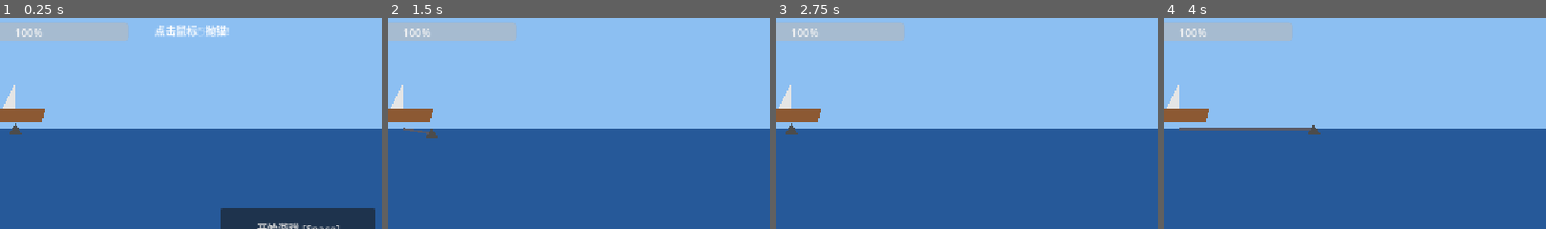
Above: before the commit, frames 1-4 (left to right).
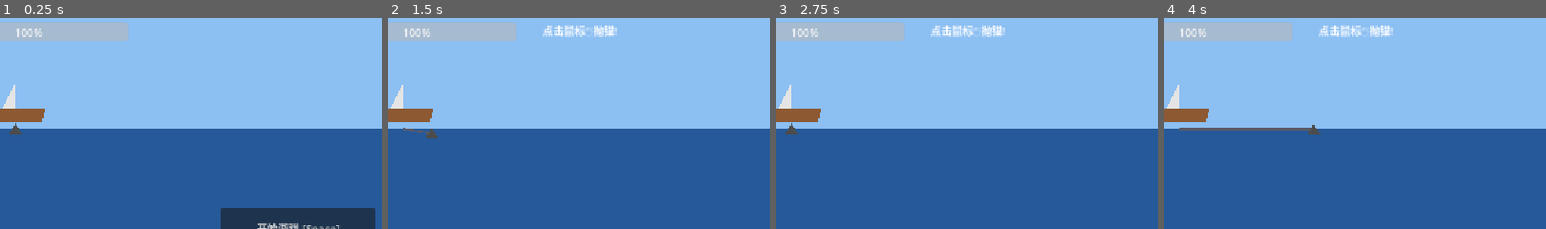
Above: after the commit, the same moments.

Repository: hysonger/anchor-loot
Game: Godot game, scene res://scenes/main.tscn
The game is run twice, just before and just after one commit, with the same random seed, the same clock (stepped at 60 frames per second) and the same inputs.
Inputs (mouse positions are % of the whole screen's width and height, from its top left):
- Up to frame 1 (0.25 s): no input
- Up to frame 2 (1.5 s): click "开始游戏 [Space]" at 0.5 s; tap Enter at 1.25 s; move the mouse to (72, 44) at 1.27 s; click (72, 44) at 1.42 s
- Up to frame 3 (2.75 s): tap Space at 1.52, 2, 2.27 s; move the mouse to (30, 54) at 2.02 s; click (30, 54) at 2.17 s
- Up to frame 4 (4 s): move the mouse to (60, 27) at 2.77 s; click (60, 27) at 2.92 s; move the mouse to (45, 70) at 3.52 s; click (45, 70) at 3.67 s; tap Space at 3.77 s
The pictures show only the part of the screen within x 11-61%, y 0-50%; the shares and areas given below are measured in that part.

The runs differ from the first frame. In frame 1, 0.7% of the frame differs, in the area x 40-60%, y 3-10%; in frame 2, 0.7%; in frame 3, 0.7%; in frame 4, 0.7%.
Error after the commit: Attempt to call function 'call_deferred' in base 'null instance' on a null instance. (res://scripts/main.gd:66)

Commit message:
feat(ui): add floating score popup with stack-and-fade behavior

Diff:
--- a/scripts/main.gd
+++ b/scripts/main.gd
@@ -1,6 +1,13 @@
 extends Node2D
 # Root scene: assembles Ship<->Anchor, wires the HUD to Game signals,
 # builds the StartButton shortcut, and updates flow text.
+
+# Popup constants
+const POPUP_SLOT_HEIGHT := 28.0
+const POPUP_MAX_Y := Game.WATERLINE_Y - 140.0
+const POPUP_X_JITTER := 20.0
+const POPUP_TWEEN_DURATION := 0.3
+const POPUP_FONT_SIZE := 18
 
 @onready var spawner: Spawner = $Spawner
 @onready var ship: Ship = $Ship
@@ -9,6 +16,10 @@
 @onready var score_label: Label = $HUD/ScoreLabel
 @onready var message_label: Label = $HUD/MessageLabel
 @onready var start_button: Button = $HUD/StartButton
+@onready var tip_clean_timer = $TipCleanTimer
+
+# Popup manager: active floating score labels, newest last (bottom of stack).
+var _popup_labels: Array[Label] = []
 
 func _ready() -> void:
 	# Wire ship <-> anchor.
@@ -20,6 +31,7 @@
 	Game.score_changed.connect(_on_score_changed)
 	Game.flow_changed.connect(_on_flow_changed)
 	Game.game_over.connect(_on_game_over)
+	Game.score_popup.connect(_on_score_popup)
 
 	# StartButton drives Game; build its Space shortcut in code.
 	var sc := Shortcut.new()
@@ -44,13 +56,14 @@
 func _on_flow_changed(state: Game.FlowState) -> void:
 	match state:
 		Game.FlowState.READY:
-			message_label.text = "点击鼠标🖱抛锚!"
+			message_label.text = ""
 			_apply_button(true, "开始游戏 [Space]")
 			spawner.clear_all()
 		Game.FlowState.PLAYING:
-			message_label.text = ""
+			message_label.text = "点击鼠标🖱抛锚!"
 			start_button.visible = false
 			start_button.disabled = true
+			tip_clean_timer.call_deferred("start")
 		Game.FlowState.GAME_OVER:
 			message_label.text = "GAME OVER"
 			_apply_button(true, "重新开始 [Space]")
@@ -63,3 +76,35 @@
 	start_button.text = text
 	start_button.visible = do_show
 	start_button.disabled = not do_show
+
+func _on_timer_timeout() -> void:
+	message_label.text = ""
+
+func _on_score_popup(points: int, at_position: Vector2) -> void:
+	var label := Label.new()
+	label.text = "+%d" % points
+	label.add_theme_font_size_override("font_size", POPUP_FONT_SIZE)
+	label.add_theme_color_override("font_color", Color.GOLD)
+	label.horizontal_alignment = HORIZONTAL_ALIGNMENT_CENTER
+	label.position = at_position + Vector2(randf_range(-POPUP_X_JITTER, POPUP_X_JITTER), 0.0)
+	add_child(label)
+	_popup_labels.append(label)
+	_slide_popups()
+	_prune_popups()
+
+func _slide_popups() -> void:
+	for i in range(_popup_labels.size()):
+		var lbl: Label = _popup_labels[i]
+		var slot_index := _popup_labels.size() - 1 - i
+		var target_y := Game.WATERLINE_Y - slot_index * POPUP_SLOT_HEIGHT
+		var tween := create_tween()
+		tween.tween_property(lbl, "position:y", target_y, POPUP_TWEEN_DURATION).set_trans(Tween.TRANS_QUAD).set_ease(Tween.EASE_OUT)
+
+func _prune_popups() -> void:
+	for i in range(_popup_labels.size() - 1, -1, -1):
+		var lbl: Label = _popup_labels[i]
+		if lbl.position.y <= POPUP_MAX_Y:
+			var tween := create_tween()
+			tween.tween_property(lbl, "modulate:a", 0.0, POPUP_TWEEN_DURATION).set_trans(Tween.TRANS_QUAD)
+			tween.tween_callback(lbl.queue_free)
+			_popup_labels.remove_at(i)
